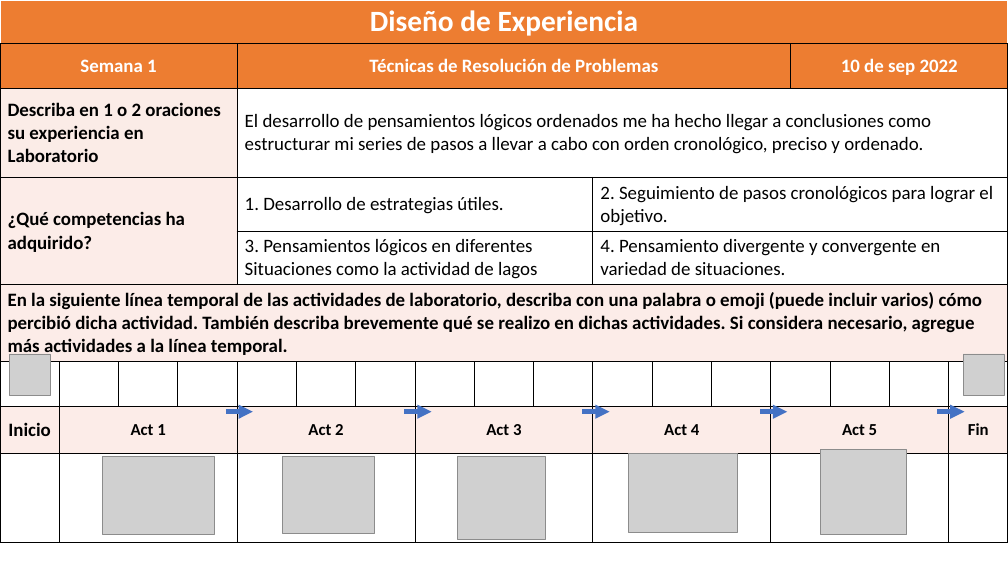
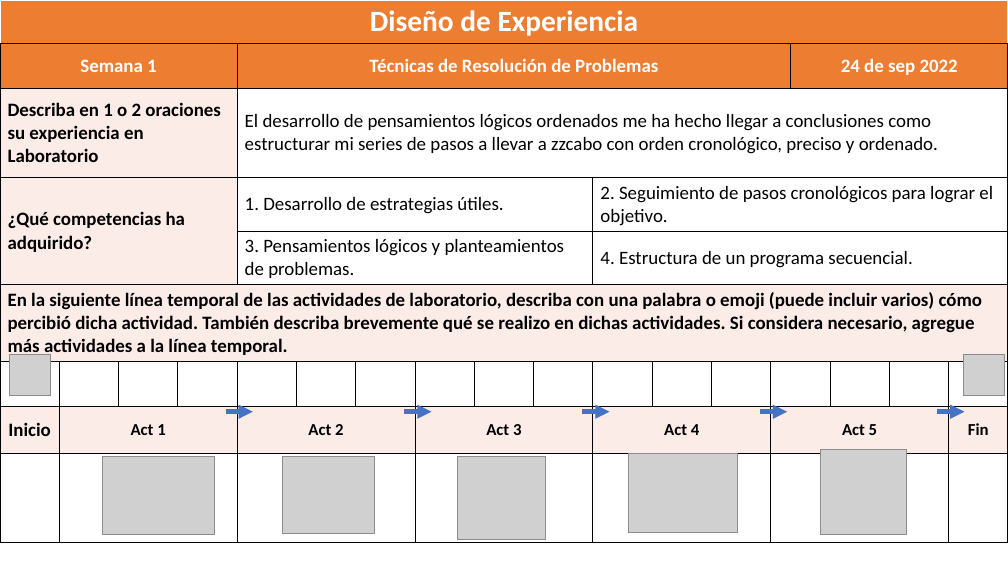
Before and after one commit to 1166322-EmilyPorras/1166322-Emily, a slide deck: slide 1 of Diseño de experiencias/Diseño De Experiencias - Semana 5.pptx. Drawn at 1008x567 pixels with LibreOffice and Linux fonts; fonts in the diff are those of the drawing; grey boxes stand for pictures. Boxes give left, top, right and bottom in pixels: in the first picture for what was removed or moved away, otherwise in the second. Text is boxed around its words. In the diff, an @@ line names an element or a change of style, - is before the commit and + after.

```diff
--- a/Diseño de experiencias/Diseño De Experiencias - Semana 5.pptx
+++ b/Diseño de experiencias/Diseño De Experiencias - Semana 5.pptx
@@ table at <box>0,0,1003,539</box> @@
-row 2, column 15: 10 de sep 2022
+row 2, column 15: 24 de sep 2022
-row 3, column 5: El desarrollo de pensamientos lógicos ordenados me ha hecho llegar a conclusiones como / estructurar mi series de pasos a llevar a cabo con orden cronológico, preciso y ordenado.
+row 3, column 5: El desarrollo de pensamientos lógicos ordenados me ha hecho llegar a conclusiones como / estructurar mi series de pasos a llevar a zzcabo con orden cronológico, preciso y ordenado.
-row 5, column 5: 3. Pensamientos lógicos en diferentes / Situaciones como la actividad de lagos
+row 5, column 5: 3. Pensamientos lógicos y planteamientos de problemas.
-row 5, column 11: 4. Pensamiento divergente y convergente en variedad de situaciones.
+row 5, column 11: 4. Estructura de un programa secuencial.
```
Also in this commit, not shown: 2 other files.
